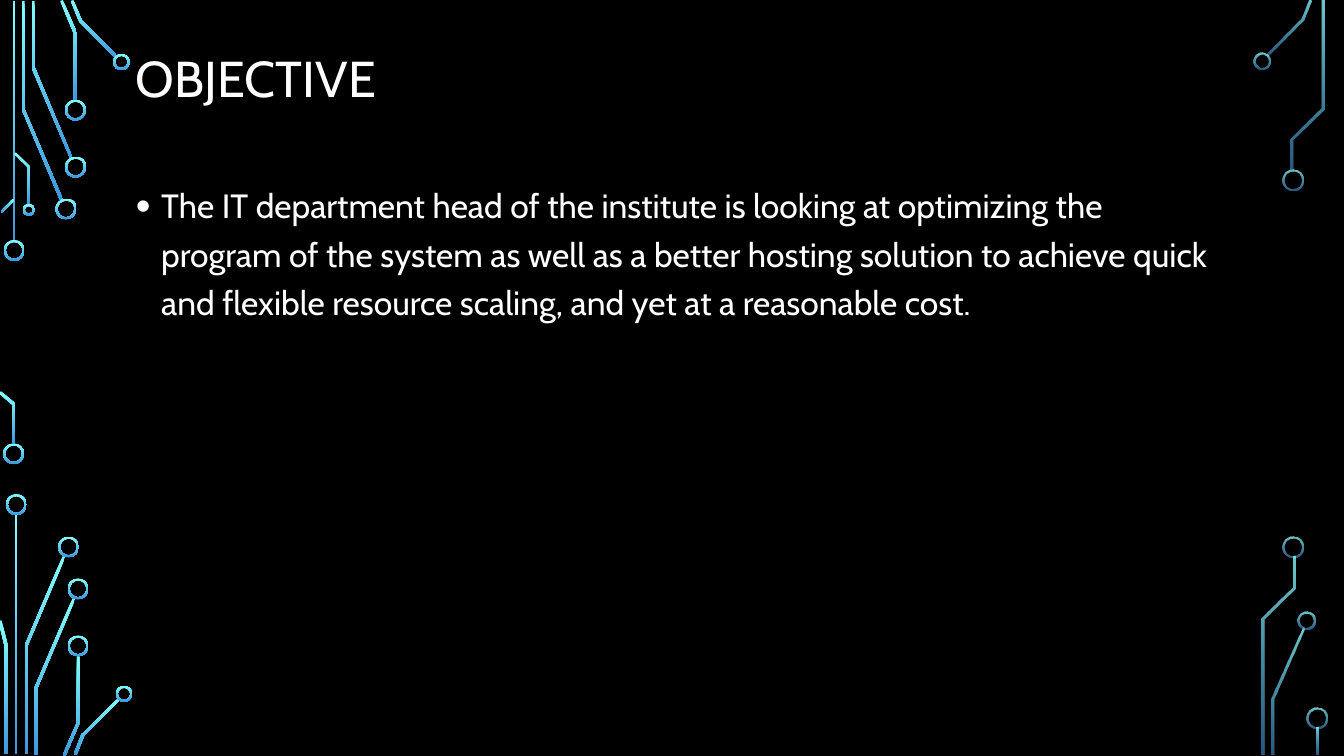
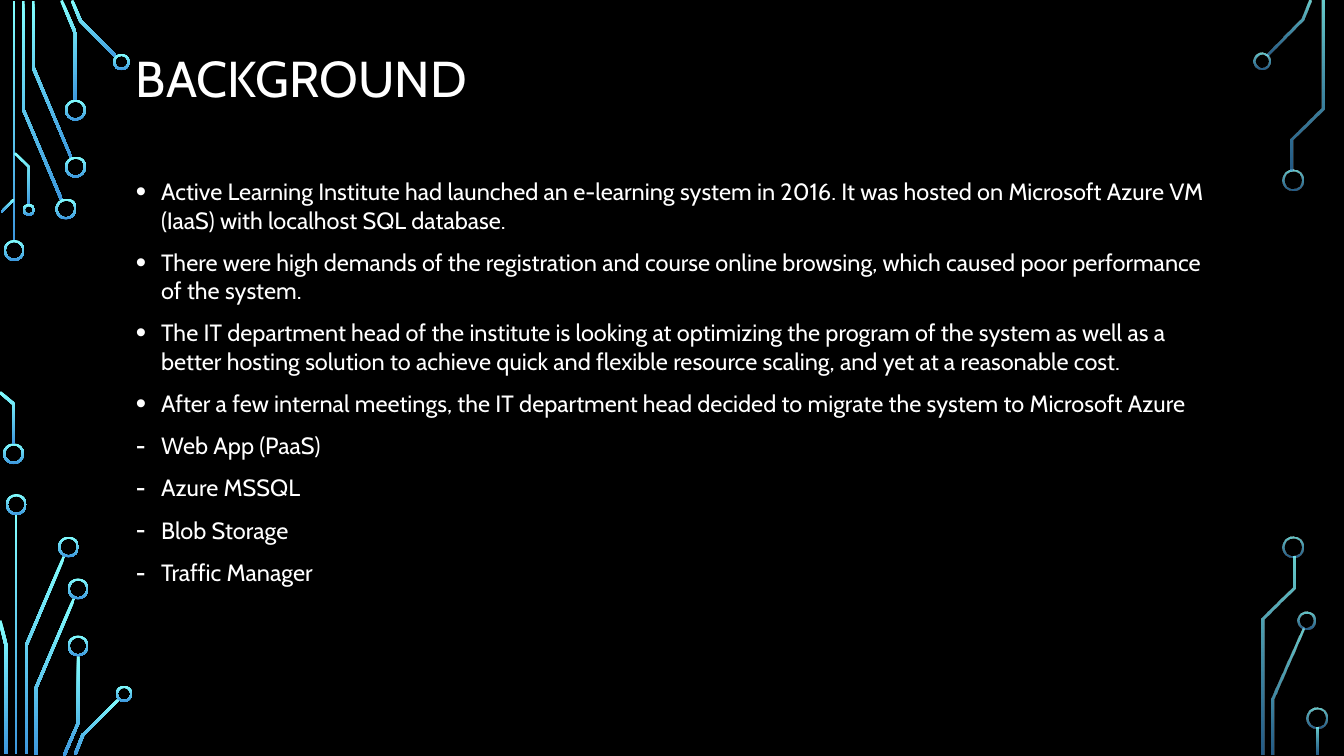
Before and after one commit to chenghao1983/c6c1d99d-502e-4a47-b8f5-35181e48b4fa_PT4, a slide deck: slide 2 of Doc/Active Learning on the Cloud - PT4.pptx (slide 3 before the commit). Drawn at 1344x756 pixels with LibreOffice and Linux fonts; fonts in the diff are those of the drawing; background and template pictures are left out. Boxes give left, top, right and bottom in pixels: in the first picture for what was removed or moved away, otherwise in the second. Text is boxed around its words. In the diff, an @@ line names an element or a change of style, - is before the commit and + after.

Commit message:
- updated PPT

```diff
--- a/Doc/Active Learning on the Cloud - PT4.pptx
+++ b/Doc/Active Learning on the Cloud - PT4.pptx
@@ title at (136,61,467,98): text changed @@
-OBJECTIVE
+BACKGROUND
@@ text at (161,182,1203,305): paragraphs added @@
+• Active Learning Institute had launched an e-learning system in 2016. It was hosted on Microsoft Azure VM (IaaS) with localhost SQL database.
+• There were high demands of the registration and course online browsing, which caused poor performance of the system.
@@ text at (161,323,1165,376): size 24 to 16.8 pt in "The IT department head of the institute ..."; line spacing 1.2 to 1 @@
@@ text at (161,394,1185,587): paragraphs added @@
+• After a few internal meetings, the IT department head decided to migrate the system to Microsoft Azure
+– Web App (PaaS)
+– Azure MSSQL
+– Blob Storage
+– Traffic Manager
```
Also in this commit, not shown: 4 other slides changed, 1 slide added, 5 slides removed.
